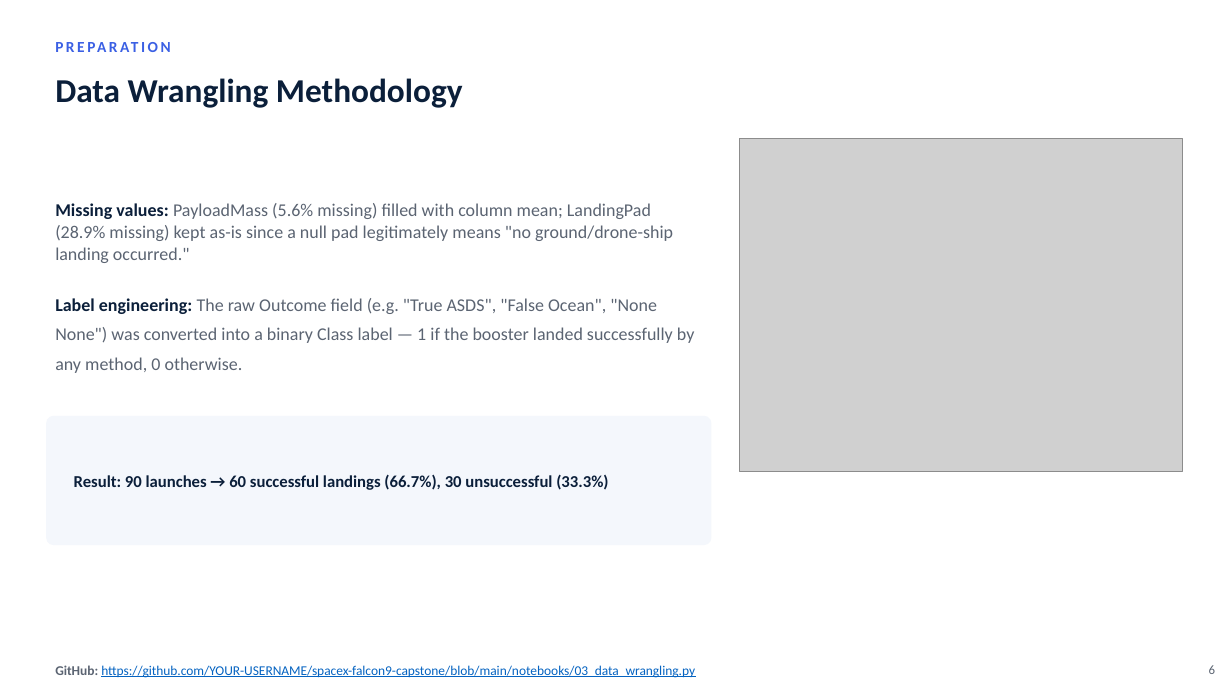
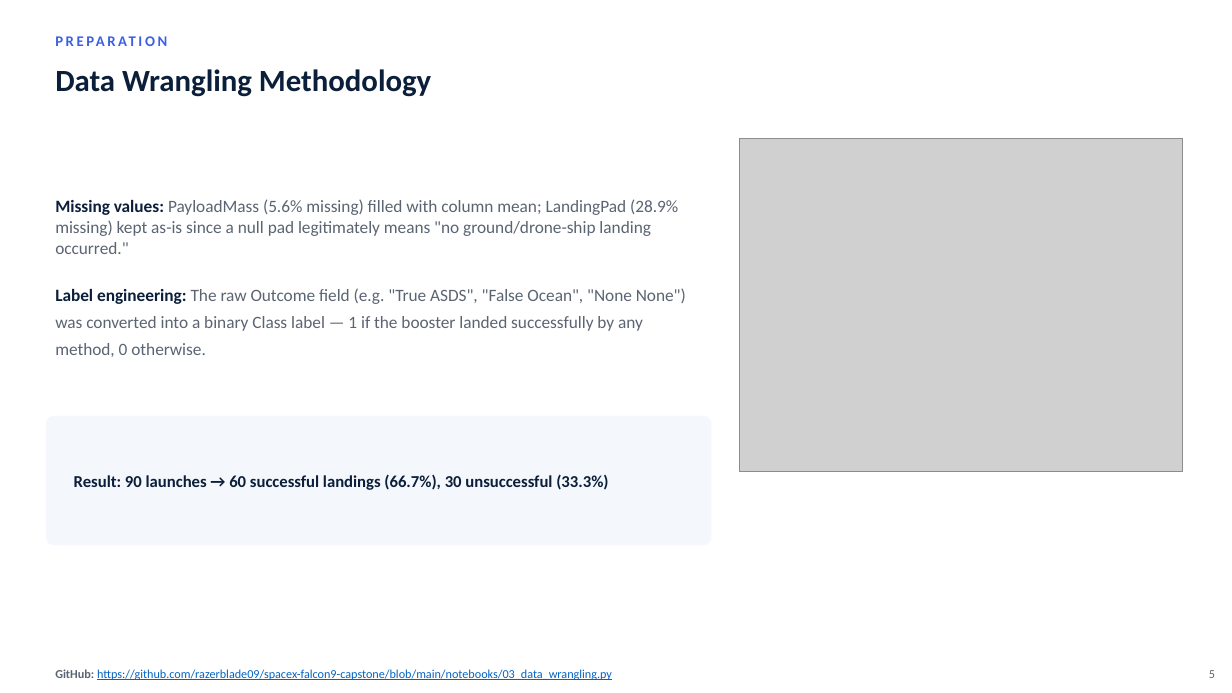
Before and after one commit to razerblade09/spacex-falcon9-capstone, a slide deck: slide 5 of Data_Science_Capstone_Presentation.pptx (slide 6 before the commit). Drawn at 1232x693 pixels with LibreOffice and Linux fonts; fonts in the diff are those of the drawing; grey boxes stand for pictures. Boxes give left, top, right and bottom in pixels: in the first picture for what was removed or moved away, otherwise in the second. Text is boxed around its words. In the diff, an @@ line names an element or a change of style, - is before the commit and + after.

```diff
--- a/Data_Science_Capstone_Presentation.pptx
+++ b/Data_Science_Capstone_Presentation.pptx
@@ text "PREPARATION" at (46, 28, 786, 54): size 12 to 11.5 pt @@
@@ text "Data Wrangling Methodology" at (55, 69, 431, 97): size 26 to 24 pt @@
@@ text "Missing values: PayloadMass (5.6% missing) ..." at (55, 199, 686, 357): size 14 to 13.5 pt; line spacing 23pt to 21pt @@
@@ text at (55, 669, 612, 680): text changed; size 10.5 to 9.5 pt @@
-GitHub: https://github.com/YOUR-USERNAME/spacex-falcon9-capstone/blob/main/notebooks/03_data_wrangling.py
+GitHub: https://github.com/razerblade09/spacex-falcon9-capstone/blob/main/notebooks/03_data_wrangling.py
@@ text at (1209, 670, 1215, 678): text changed; size 10 to 9.5 pt @@
-6
+5
```
Also in this commit, not shown: 11 other slides changed, 7 slides removed, 1 other file.
